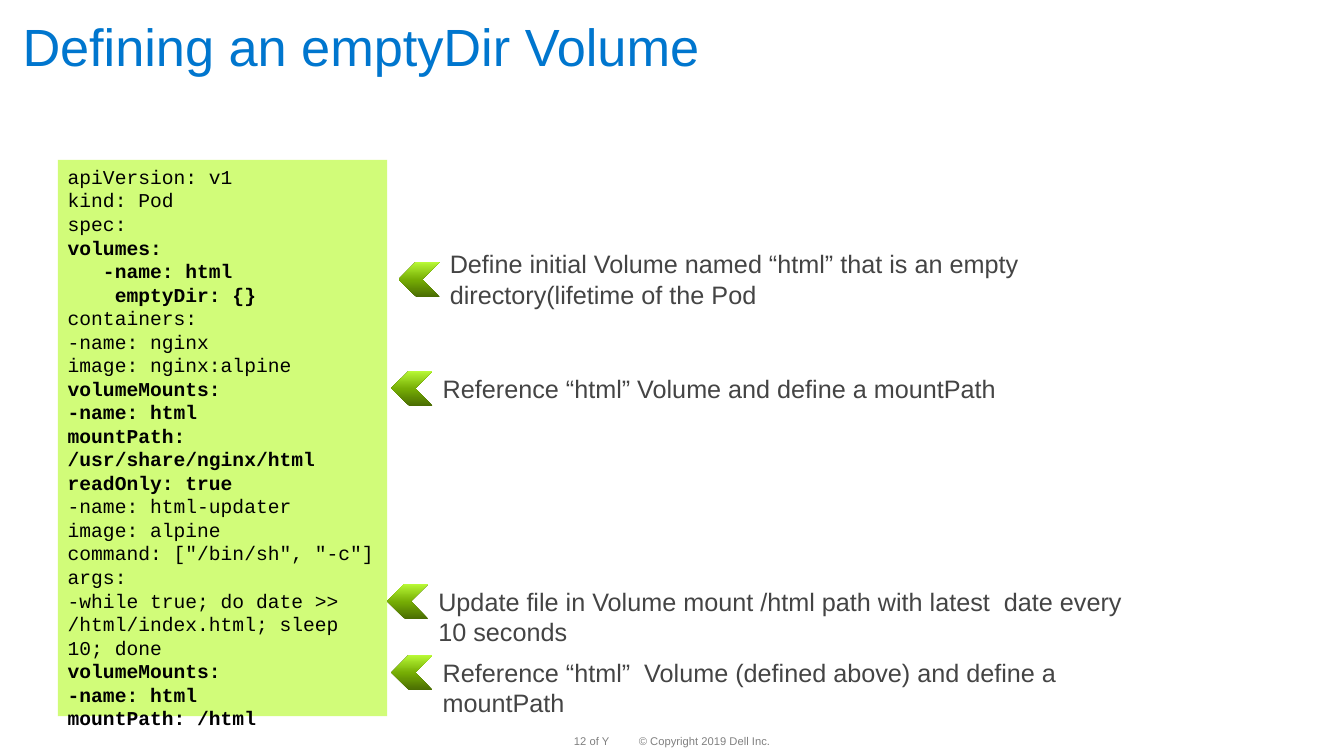
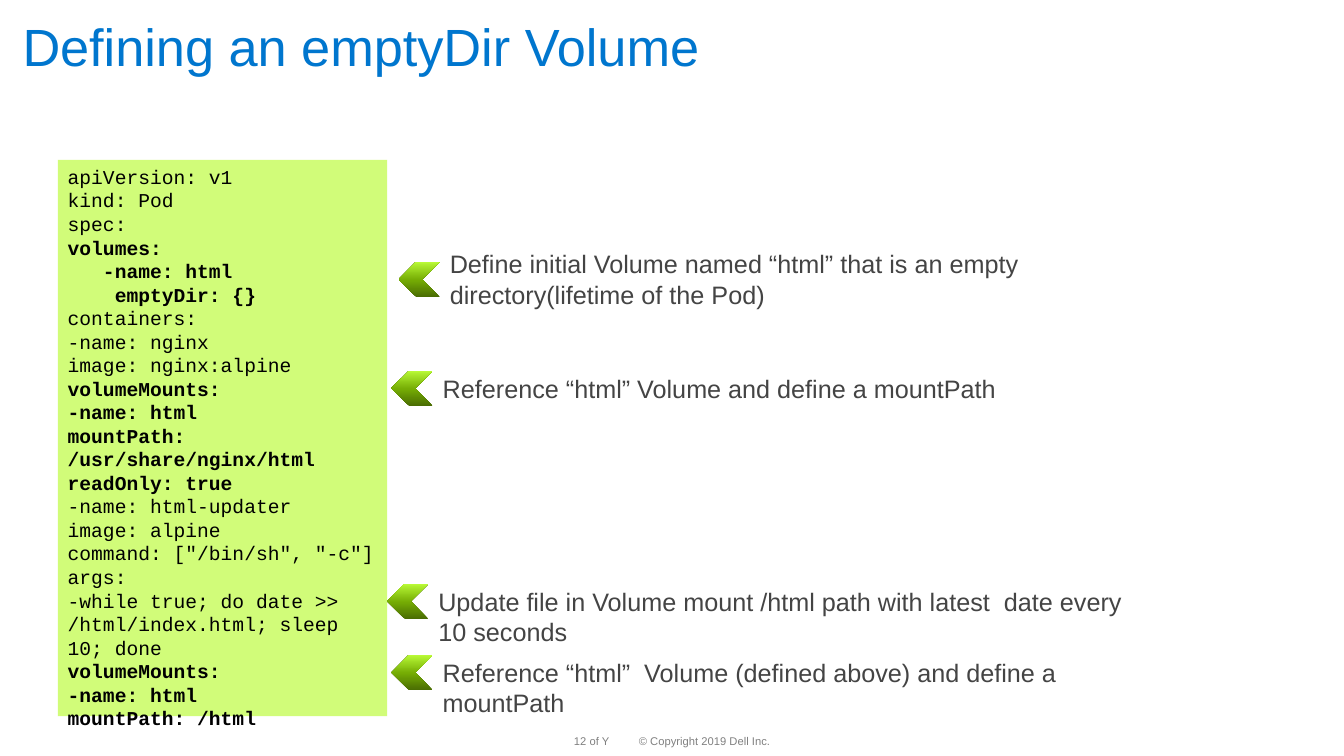
Before and after one commit to dteskubernetesworkshop/spring-boot-k8s-workshop, a slide deck: slide 12 of slides/k8 workshop deck-Day-2 -v 1.0D.pptx. Drawn at 1344x756 pixels with LibreOffice and Linux fonts; fonts in the diff are those of the drawing; background and template pictures are left out. Boxes give left, top, right and bottom in pixels: in the first picture for what was removed or moved away, otherwise in the second. Text is boxed around its words. In the diff, an @@ line names an element or a change of style, - is before the commit and + after.

```diff
--- a/slides/k8 workshop deck-Day-2 -v 1.0D.pptx
+++ b/slides/k8 workshop deck-Day-2 -v 1.0D.pptx
@@ text at (450,254,1019,309): text changed @@
-Define initial Volume named “html” that is an empty directory(lifetime of the Pod
+Define initial Volume named “html” that is an empty directory(lifetime of the Pod)
```
Also in this commit, not shown: 1 other slide changed, 10 other files.
